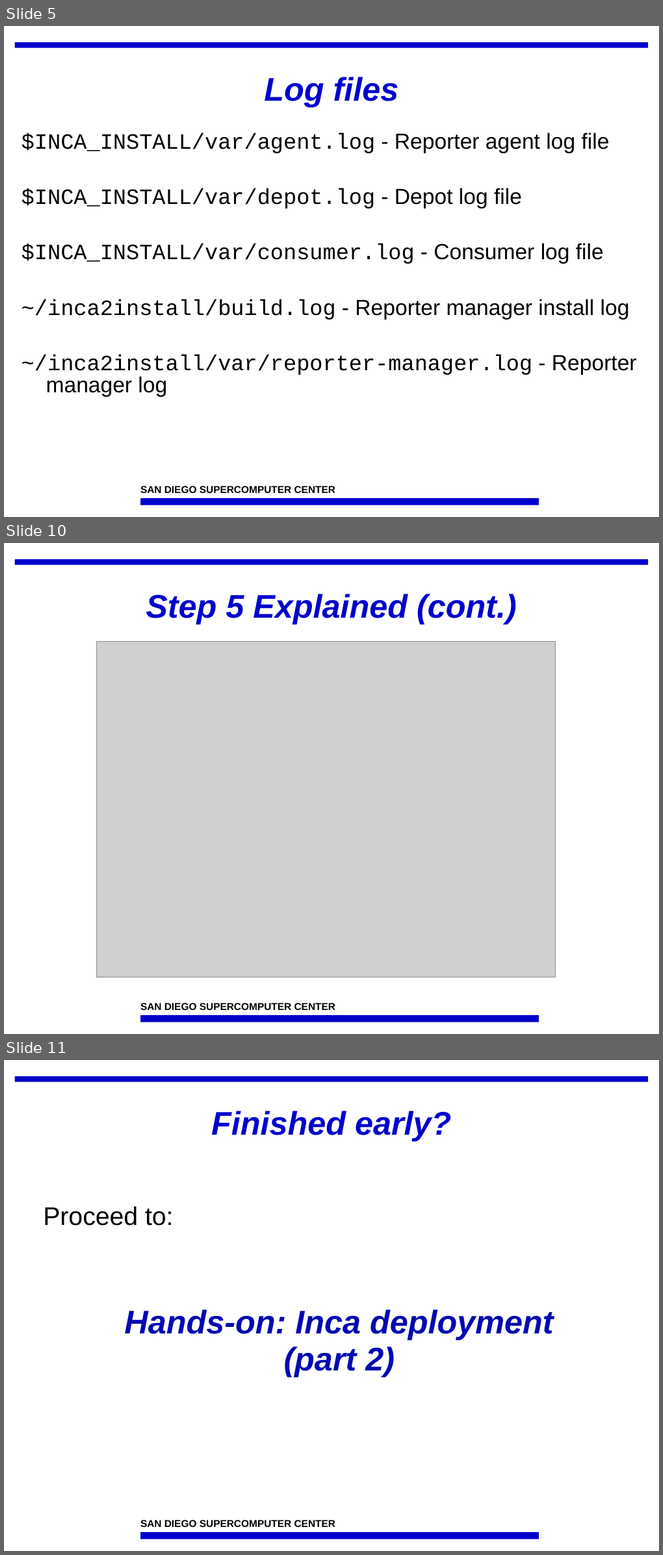
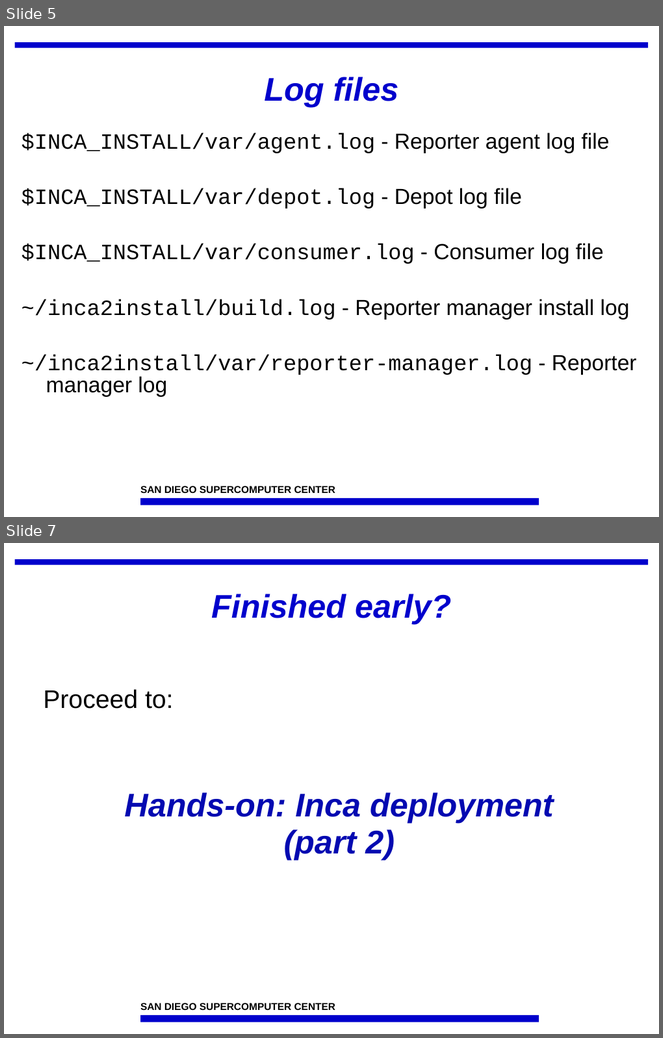
Before and after one commit to IncaProject/inca-xsede, a slide deck: talks/feb-06-workshop/deploy1.ppt. Shown one above the other, each under a label of ours: slides 5, 10 and 11 before the commit, slides 5 and 7 after it; the slides between them are not shown. The pictures are 663x1555 and 663x1038 pixels, drawn with LibreOffice and Linux fonts; fonts in the diff are those of the drawing; grey boxes stand for pictures; background and template pictures are left out. Boxes give left, top, right and bottom in pixels: in the first picture for what was removed or moved away, otherwise in the second. Text is boxed around its words. In the diff, an @@ line names an element or a change of style, - is before the commit and + after.

Commit message:
remove step 5 details (in guide now)

```diff
--- a/talks/feb-06-workshop/deploy1.ppt
+++ b/talks/feb-06-workshop/deploy1.ppt
@@ slide 10 removed at (x1=4, y1=543, x2=659, y2=1034), background #FFFFFF; not listed: 3 template elements that a slide beside it also shows @@
@@ title removed at (x1=146, y1=594, x2=517, y2=624) @@
-Step 5 Explained (cont.)
@@ picture removed at (x1=97, y1=641, x2=556, y2=977) @@
@@ what was slide 11 is now slide 7 @@
```
Also in this commit, not shown: 1 slide changed, 3 other slides removed, 1 other file.
